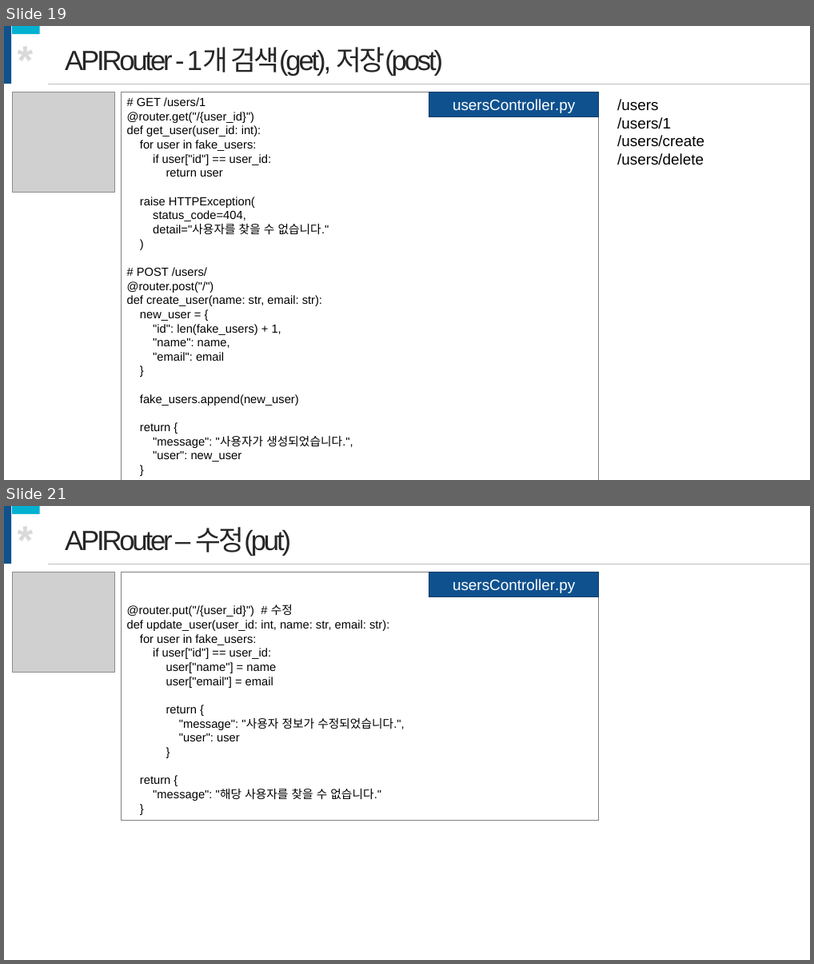
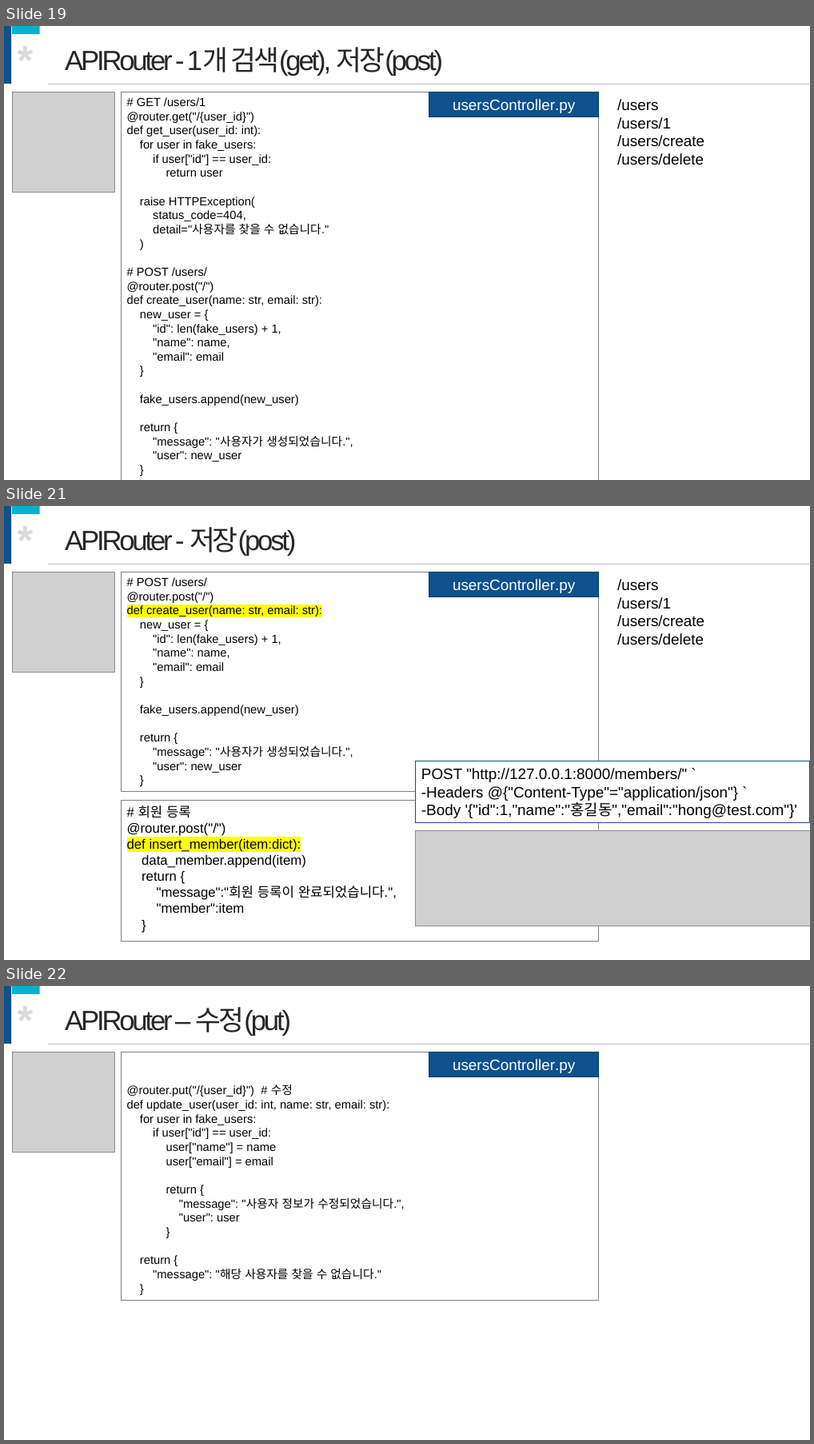
Before and after one commit to onulee/fastApi, a slide deck: fastApi강의.pptx. Shown one above the other, each under a label of ours: slides 19 and 21 before the commit, slides 19, 21 and 22 after it; the slides between them are not shown. The pictures are 814x964 and 814x1444 pixels, drawn with LibreOffice and Linux fonts; fonts in the diff are those of the drawing; grey boxes stand for pictures. Boxes give left, top, right and bottom in pixels: in the first picture for what was removed or moved away, otherwise in the second. Text is boxed around its words. In the diff, an @@ line names an element or a change of style, - is before the commit and + after.

```diff
--- a/fastApi강의.pptx
+++ b/fastApi강의.pptx
@@ slide 21 added at <box>4,506,810,960</box>, background #FFFFFF @@
@@ rectangle added at <box>4,506,11,564</box>, fill #0F518E @@
@@ rectangle added at <box>11,506,39,514</box>, fill #01B1D0 @@
@@ text added at <box>11,512,39,567</box>, 48 pt, text #D9D9D9, bold @@
+*
@@ text added at <box>65,527,296,556</box>, 33 pt, text #262626 @@
+APIRouter - 저장(post)
@@ picture added at <box>12,572,114,672</box> @@
@@ line added from (47, 564) to (810, 564), #BFBFBF 0.5 pt @@
@@ rectangle added at <box>121,572,599,792</box>, outline #808080 0.75 pt, 14 pt, text #000000 @@
+# POST /users/
+@router.post("/")
+def create_user(name: str, email: str):
+new_user = {
+"id": len(fake_users) + 1,
+"name": name,
+"email": email
+}
+fake_users.append(new_user)
+return {
+"message": "사용자가 생성되었습니다.",
+"user": new_user
+}
@@ rectangle added at <box>430,572,599,597</box>, fill #0F518E, outline #0B3C69 1 pt, 18 pt, text #FFFFFF @@
+usersController.py
@@ text added at <box>618,579,705,645</box>, 18 pt, text #000000 @@
+/users
+/users/1
+/users/create
+/users/delete
@@ rectangle added at <box>416,761,810,822</box>, fill #FFFFFF, outline #0F518E 0.75 pt, 18 pt, text #000000 @@
+POST "http://127.0.0.1:8000/members/" `
+-Headers @{"Content-Type"="application/json"} `
+-Body '{"id":1,"name":"홍길동","email":"hong@test.com"}'
@@ rectangle added at <box>121,800,599,940</box>, outline #808080 0.75 pt, 16 pt, text #000000 @@
+# 회원 등록
+@router.post("/")
+def insert_member(item:dict):
+data_member.append(item)
+return {
+"message":"회원 등록이 완료되었습니다.",
+"member":item
+}
@@ picture added at <box>416,831,810,926</box> @@
@@ what was slide 21 is now slide 22 @@
```
Also in this commit, not shown: 32 slides changed, 3 other slides added, 25 slides removed, 7 other files.
